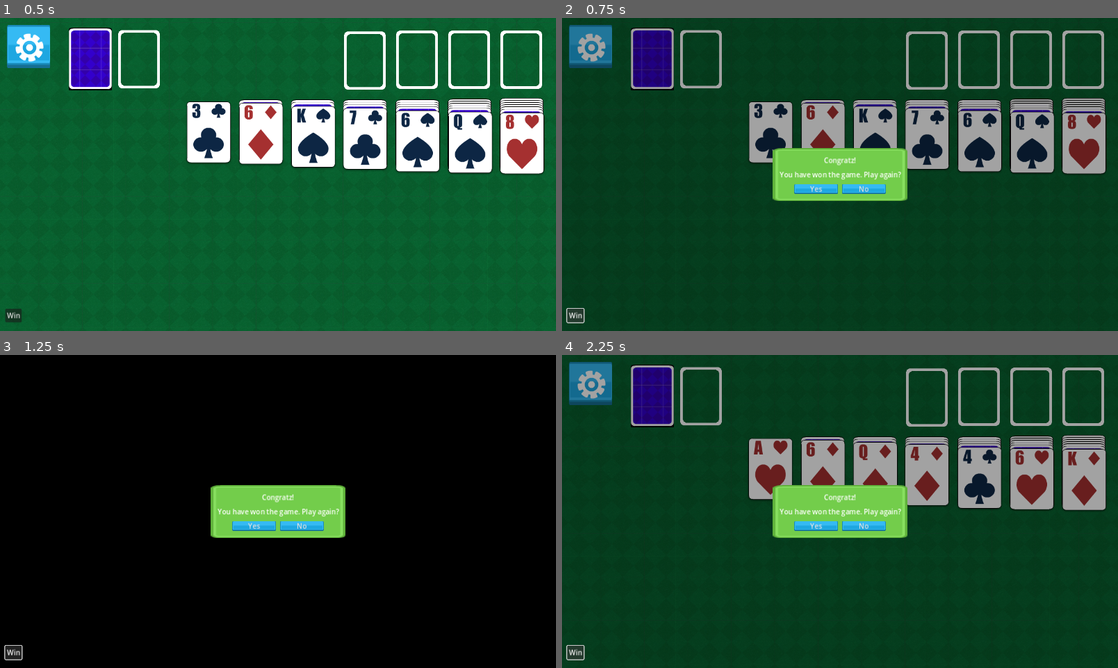
Above: before the commit, frames 1-4 (two rows, left to right).
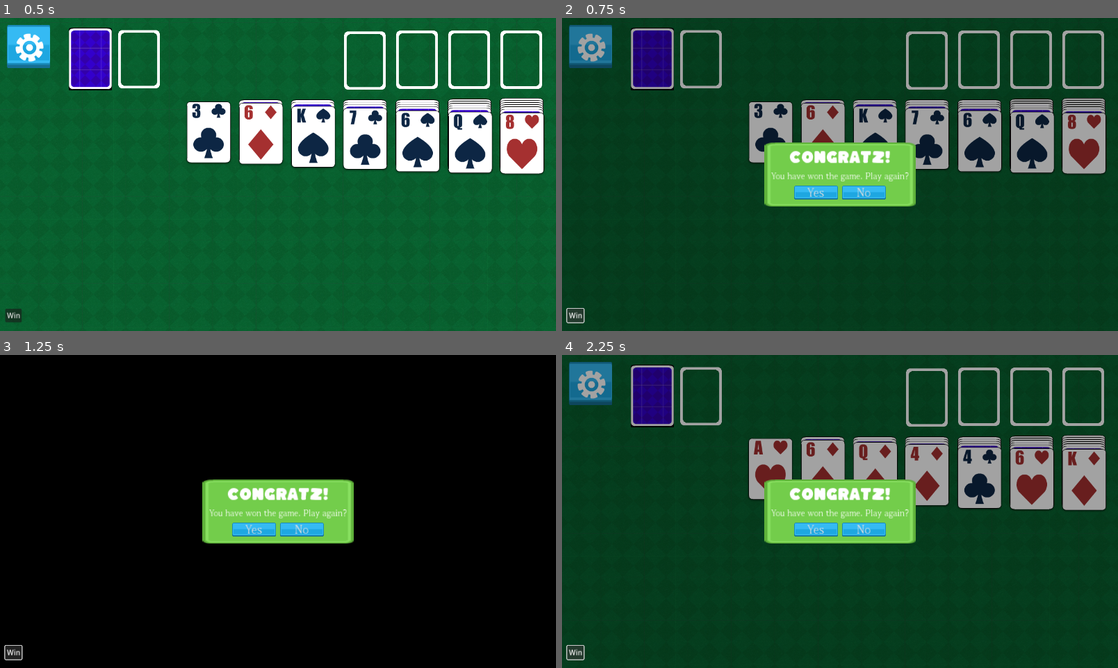
Above: after the commit, the same moments.

Repository: Taschi120/klondike
Game: Godot game, scene res://scenes/main_screen.tscn
Two runs of this game, one before a commit and one after it. Both use one fixed random seed, a clock stepped at 60 frames per second and the inputs below.
Inputs:
- Up to frame 1 (0.5 s): no input
- Up to frame 2 (0.75 s): click "Win" at 0.5 s
- Up to frame 3 (1.25 s): no input
- Up to frame 4 (2.25 s): click "Yes" at 1.25 s; click "Win" at 2 s

Frame 1 is identical in both runs. In frame 2, 3.2% of the frame differs, in the area x 36-64%, y 39-61%; in frame 3, 3.2%; in frame 4, 3.2%.

Commit message:
playing around with UI theming so I can avoid fixing glitches

Diff:
--- a/congratulations_dialog.tscn
+++ b/congratulations_dialog.tscn
@@ -38,6 +38,7 @@
 [node name="Heading" type="Label" parent="PanelContainer/MarginContainer/VBoxContainer"]
 layout_mode = 2
 size_flags_horizontal = 4
+theme_type_variation = &"HeaderLarge"
 text = "Congratz!"
 
 [node name="Text" type="Label" parent="PanelContainer/MarginContainer/VBoxContainer"]
--- a/scenes/main_screen.tscn
+++ b/scenes/main_screen.tscn
@@ -7,7 +7,7 @@
 [ext_resource type="PackedScene" uid="uid://dpglfqfyqon3h" path="res://scenes/game/tableau_pile.tscn" id="4_pp1ba"]
 [ext_resource type="PackedScene" uid="uid://bsg17suqanq1g" path="res://scenes/game/foundation.tscn" id="5_w2yvf"]
 [ext_resource type="PackedScene" uid="uid://bpeebsj72rum3" path="res://scenes/game/selection.tscn" id="7_j4tme"]
-[ext_resource type="PackedScene" uid="uid://b0820bm2kd3n3" path="res://scenes/ui/UI.tscn" id="8_v3q0t"]
+[ext_resource type="PackedScene" uid="uid://b0820bm2kd3n3" path="res://scenes/ui/ui.tscn" id="8_v3q0t"]
 [ext_resource type="PackedScene" uid="uid://diw0imd6aphmu" path="res://scenes/ui/cheat_ui.tscn" id="9_n1di1"]
 [ext_resource type="AudioStream" uid="uid://c8wpouym8sbqx" path="res://assetpacks/kenney/jingles-saxophone_15.ogg" id="9_xtol0"]
 
--- a/scenes/ui/UI.tscn
+++ b/scenes/ui/UI.tscn
@@ -8,6 +8,8 @@
 [ext_resource type="PackedScene" uid="uid://b8yg4b31j8o3f" path="res://scenes/ui/settings_window.tscn" id="5_rcxou"]
 [ext_resource type="PackedScene" uid="uid://oc2q71yfb2us" path="res://scenes/ui/info_window.tscn" id="6_hpuq0"]
 [ext_resource type="PackedScene" uid="uid://hdmgfvn5xequ" path="res://congratulations_dialog.tscn" id="8_gfv8t"]
+
+[sub_resource type="RectangleShape2D" id="RectangleShape2D_ssfq2"]
 
 [node name="UI" type="Control"]
 layout_mode = 3
@@ -25,6 +27,12 @@
 position = Vector2(640, 360)
 scale = Vector2(1280, 720)
 texture = ExtResource("3_ys4yw")
+
+[node name="Area2D" type="Area2D" parent="Greyscreen"]
+
+[node name="CollisionShape2D" type="CollisionShape2D" parent="Greyscreen/Area2D"]
+scale = Vector2(360, 360)
+shape = SubResource("RectangleShape2D_ssfq2")
 
 [node name="Windows" type="Control" parent="."]
 anchors_preset = 0
--- a/scenes/ui/info_window.tscn
+++ b/scenes/ui/info_window.tscn
@@ -10,6 +10,7 @@
 anchor_bottom = 1.0
 grow_horizontal = 2
 grow_vertical = 2
+theme = ExtResource("2_v4e5q")
 script = ExtResource("1_p00w4")
 
 [node name="PanelContainer" type="PanelContainer" parent="."]
@@ -36,6 +37,7 @@
 [node name="Heading" type="Label" parent="PanelContainer/MarginContainer/VBoxContainer"]
 layout_mode = 2
 size_flags_horizontal = 4
+theme_type_variation = &"HeaderLarge"
 theme_override_font_sizes/font_size = 32
 text = "Klondike Solitaire"
 
--- a/scenes/ui/main_menu.tscn
+++ b/scenes/ui/main_menu.tscn
@@ -40,6 +40,7 @@
 
 [node name="Title" type="Label" parent="PanelContainer/MarginContainer/BoxContainer"]
 layout_mode = 2
+theme_type_variation = &"HeaderLarge"
 text = "Klondike Solitaire"
 label_settings = SubResource("LabelSettings_b4ffj")
 
--- a/scenes/ui/settings_window.tscn
+++ b/scenes/ui/settings_window.tscn
@@ -10,6 +10,7 @@
 anchor_bottom = 1.0
 grow_horizontal = 2
 grow_vertical = 2
+theme = ExtResource("1_vfsbp")
 script = ExtResource("1_4p2nq")
 
 [node name="PanelContainer" type="PanelContainer" parent="."]
@@ -37,6 +38,7 @@
 layout_mode = 2
 size_flags_horizontal = 4
 theme = ExtResource("1_vfsbp")
+theme_type_variation = &"HeaderLarge"
 text = "Settings"
 
 [node name="SFXToggle" type="CheckButton" parent="PanelContainer/MarginContainer/VBoxContainer"]
--- a/scenes/ui/ui_theme.tres
+++ b/scenes/ui/ui_theme.tres
@@ -1,20 +1,43 @@
-[gd_resource type="Theme" load_steps=4 format=3 uid="uid://b6lbw18suvq5x"]
+[gd_resource type="Theme" load_steps=8 format=3 uid="uid://b6lbw18suvq5x"]
 
 [ext_resource type="StyleBox" uid="uid://boavemlawp337" path="res://scenes/ui/button_texture.tres" id="1_iifjx"]
+[ext_resource type="FontFile" uid="uid://dira8xm4wjqy0" path="res://assetpacks/beholden/Beholden-Regular.ttf" id="1_oaujd"]
+[ext_resource type="FontFile" uid="uid://cglg38yduubca" path="res://assetpacks/Kaph_Font_1_10/Kaph-Regular.otf" id="2_0ud1l"]
+[ext_resource type="Texture2D" uid="uid://ds0tcg5gi2nsm" path="res://assetpacks/kenney/ui/green_checkmark.png" id="2_63s27"]
 [ext_resource type="Texture2D" uid="uid://dolc7lrlsecx2" path="res://assetpacks/kenney/ui/green_panel.png" id="2_omm3x"]
+[ext_resource type="Texture2D" uid="uid://b4ll1wchkxi7f" path="res://assetpacks/kenney/ui/red_cross.png" id="3_vpdtj"]
 
 [sub_resource type="StyleBoxTexture" id="StyleBoxTexture_063rd"]
 texture = ExtResource("2_omm3x")
 
 [resource]
 BoxContainer/constants/separation = 10
+Button/font_sizes/font_size = 30
+Button/fonts/font = ExtResource("1_oaujd")
 Button/styles/disabled = ExtResource("1_iifjx")
 Button/styles/focus = ExtResource("1_iifjx")
 Button/styles/hover = ExtResource("1_iifjx")
 Button/styles/normal = ExtResource("1_iifjx")
 Button/styles/pressed = ExtResource("1_iifjx")
+CheckButton/constants/h_separation = 12
+CheckButton/constants/outline_size = 0
+CheckButton/icons/checked = ExtResource("2_63s27")
+CheckButton/icons/unchecked = ExtResource("3_vpdtj")
+CheckButton/styles/disabled = ExtResource("1_iifjx")
+CheckButton/styles/focus = ExtResource("1_iifjx")
+CheckButton/styles/hover = ExtResource("1_iifjx")
+CheckButton/styles/hover_pressed = ExtResource("1_iifjx")
+CheckButton/styles/normal = ExtResource("1_iifjx")
+CheckButton/styles/pressed = ExtResource("1_iifjx")
+HeaderLarge/base_type = &"Label"
+HeaderLarge/font_sizes/font_size = 32
+HeaderLarge/fonts/font = ExtResource("2_0ud1l")
+Label/font_sizes/font_size = 22
+Label/fonts/font = ExtResource("1_oaujd")
 MarginContainer/constants/margin_bottom = 16
 MarginContainer/constants/margin_left = 16
 MarginContainer/constants/margin_right = 16
 MarginContainer/constants/margin_top = 16
 PanelContainer/styles/panel = SubResource("StyleBoxTexture_063rd")
+TextEdit/font_sizes/font_size = 24
+TextEdit/fonts/font = ExtResource("1_oaujd")
Binary file added: assetpacks/Kaph_Font_1_10/Kaph-Italic.otf
Not shown, added: assetpacks/Kaph_Font_1_10/Kaph-Italic.otf.import
Binary file added: assetpacks/Kaph_Font_1_10/Kaph-Regular.otf
Not shown, added: assetpacks/Kaph_Font_1_10/Kaph-Regular.otf.import
Not shown, added: assetpacks/Kaph_Font_1_10/License.txt
Binary file added: assetpacks/beholden/Beholden-Regular.ttf
Not shown, added: assetpacks/beholden/Beholden-Regular.ttf.import
Not shown, added: assetpacks/beholden/LICENSE.txt
Binary file changed: assets/snek.ase
Not shown: 1 places in scenes/ui/UI.tscn that only renumber resources
